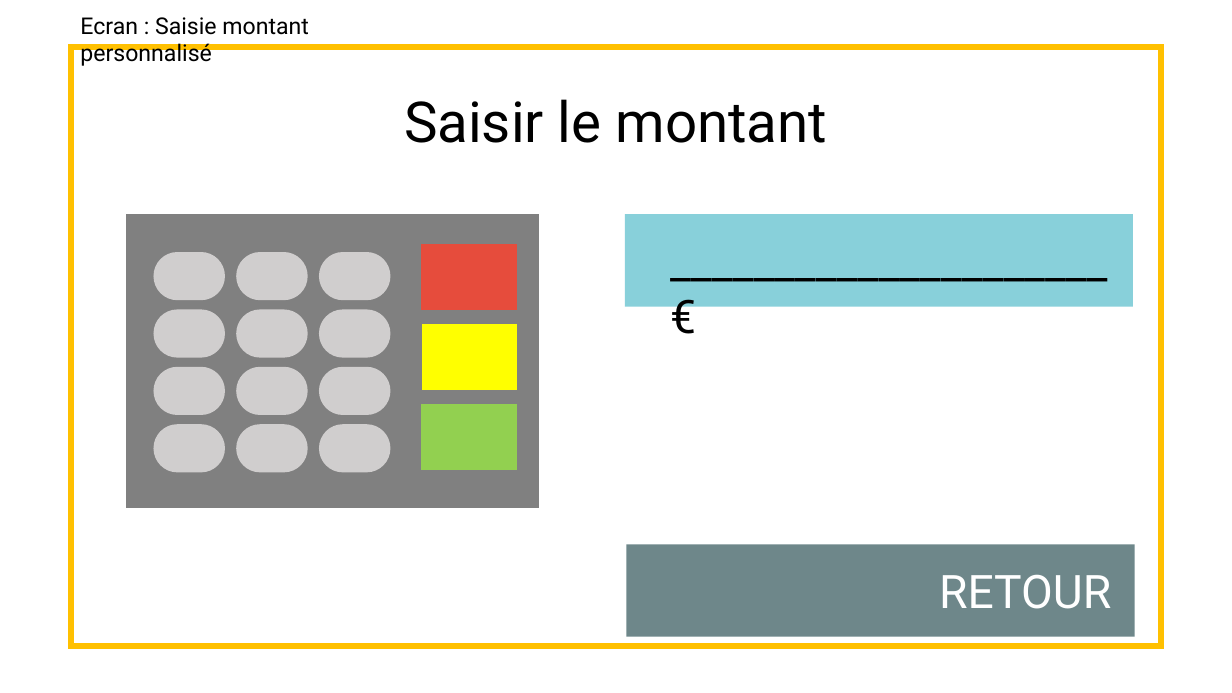
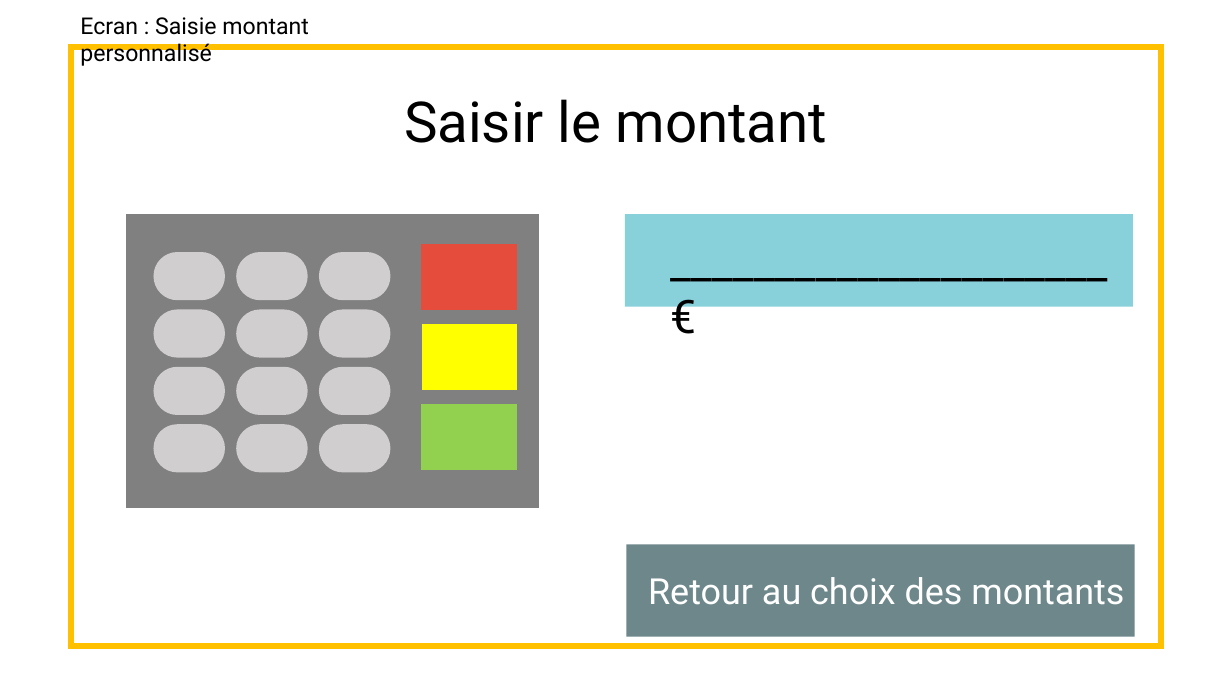
Before and after one commit to Whyuki/CDA_2005, a slide deck: slide 9 of FOAD_Unified_Process/GAB/maquettage_GAB_retirer de l'argent dont s'identifier.pptx. Drawn at 1232x693 pixels with LibreOffice and Linux fonts; fonts in the diff are those of the drawing. Boxes give left, top, right and bottom in pixels: in the first picture for what was removed or moved away, otherwise in the second. Text is boxed around its words. In the diff, an @@ line names an element or a change of style, - is before the commit and + after.

```diff
--- a/FOAD_Unified_Process/GAB/maquettage_GAB_retirer de l'argent dont s'identifier.pptx
+++ b/FOAD_Unified_Process/GAB/maquettage_GAB_retirer de l'argent dont s'identifier.pptx
@@ text at [648,577,1124,605]: text changed; size 36 to 28 pt @@
-RETOUR
+Retour au choix des montants
```
Also in this commit, not shown: 3 other slides changed, 3 other files.
